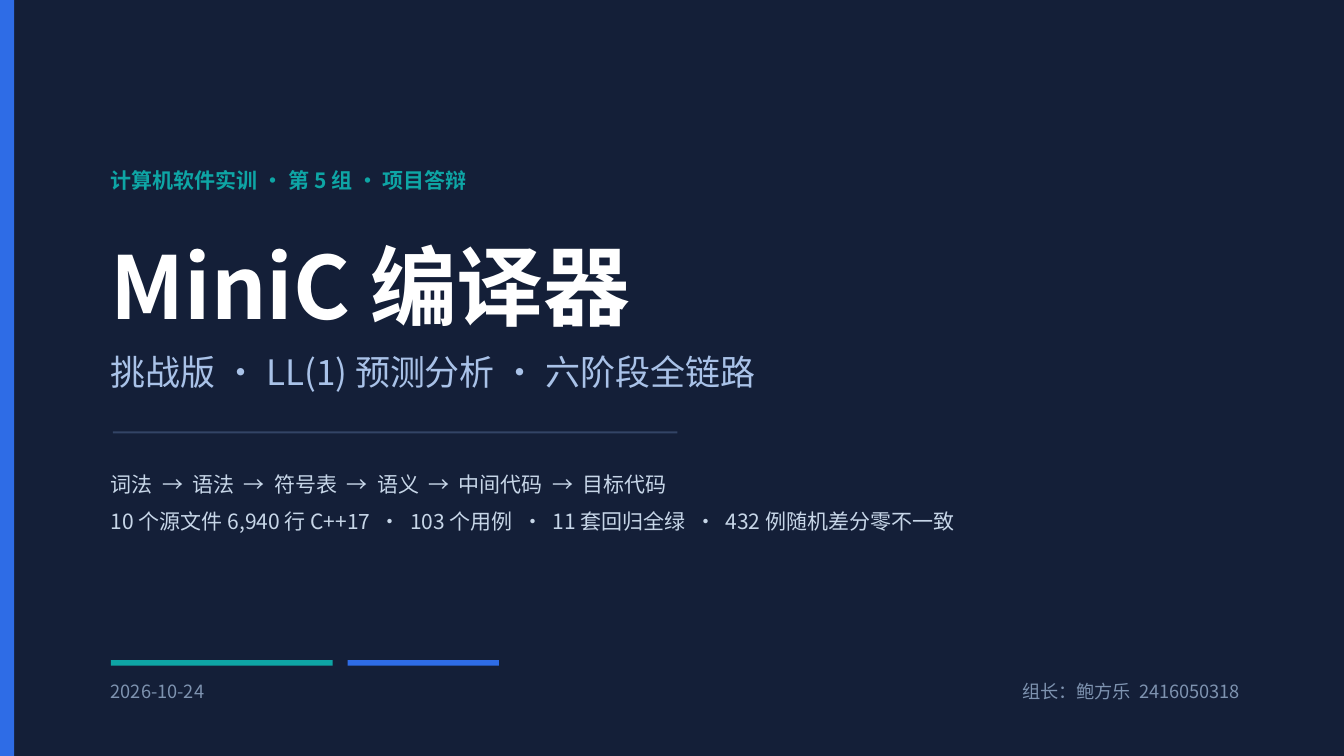
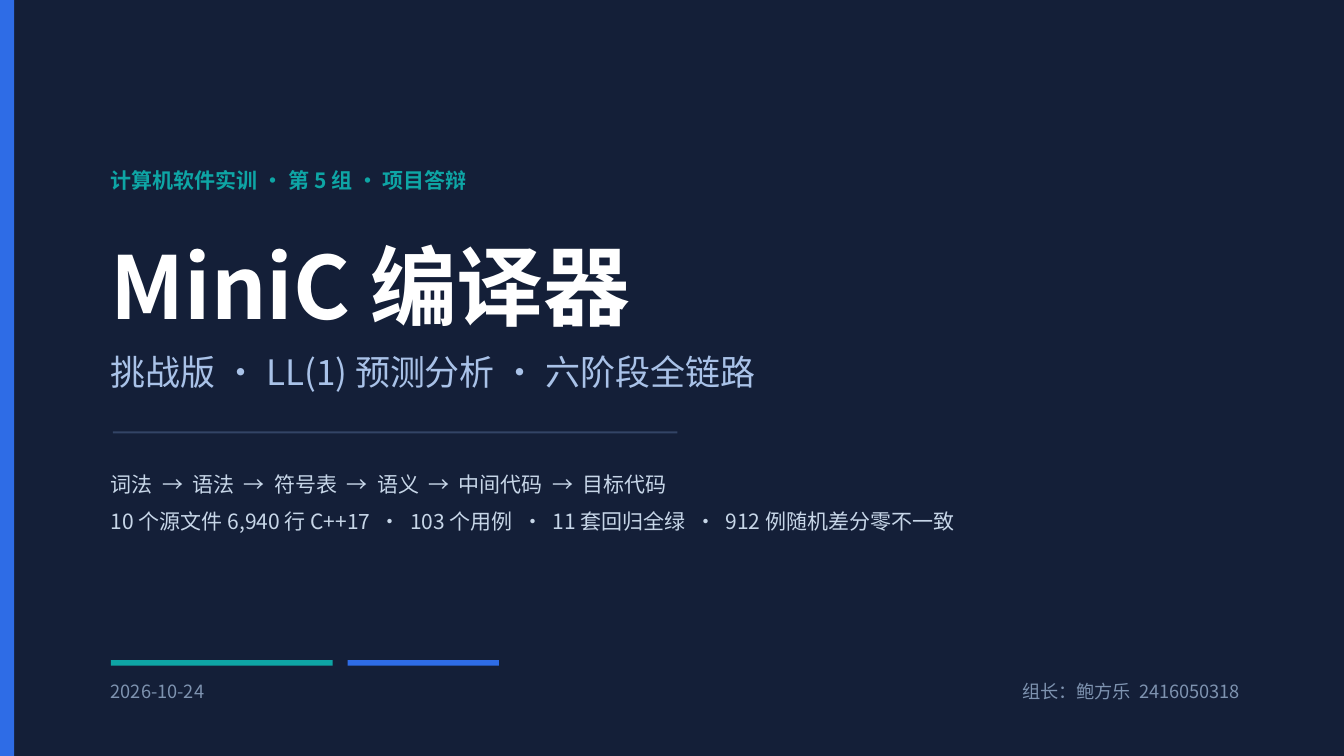
Before and after one commit to 9527-qincheng/MiniCCompiler, a slide deck: slide 1 of docs/MiniC编译器_答辩演示.pptx. Drawn at 1344x756 pixels with LibreOffice and Linux fonts; fonts in the diff are those of the drawing. Boxes give left, top, right and bottom in pixels: in the first picture for what was removed or moved away, otherwise in the second. Text is boxed around its words. In the diff, an @@ line names an element or a change of style, - is before the commit and + after.

Commit message:
docs: 答辩 PPT 同步两组差分测试口径
正确性验证页由单组改为两组独立基准：gcc 480 例 + Python 求值器 432 例，
合计 912 例 0 不一致；补上深递归与规模边界（20000 层递归、100 个函数、
50 层括号、5000 元素局部数组）。封面与概览页的 432 同步改为 912。

```diff
--- a/docs/MiniC编译器_答辩演示.pptx
+++ b/docs/MiniC编译器_答辩演示.pptx
@@ text at box(111, 511, 954, 533): text changed @@
-10 个源文件 6,940 行 C++17 · 103 个用例 · 11 套回归全绿 · 432 例随机差分零不一致
+10 个源文件 6,940 行 C++17 · 103 个用例 · 11 套回归全绿 · 912 例随机差分零不一致
```
Also in this commit, not shown: 3 other slides changed.
